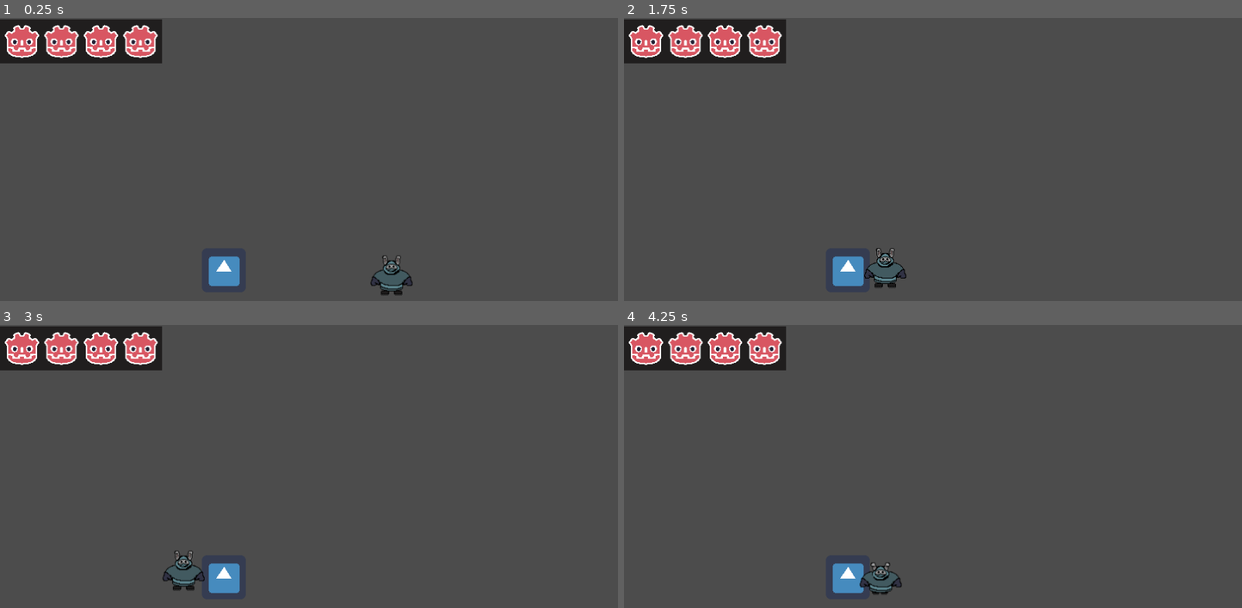
Above: before the commit, frames 1-4 (two rows, left to right).
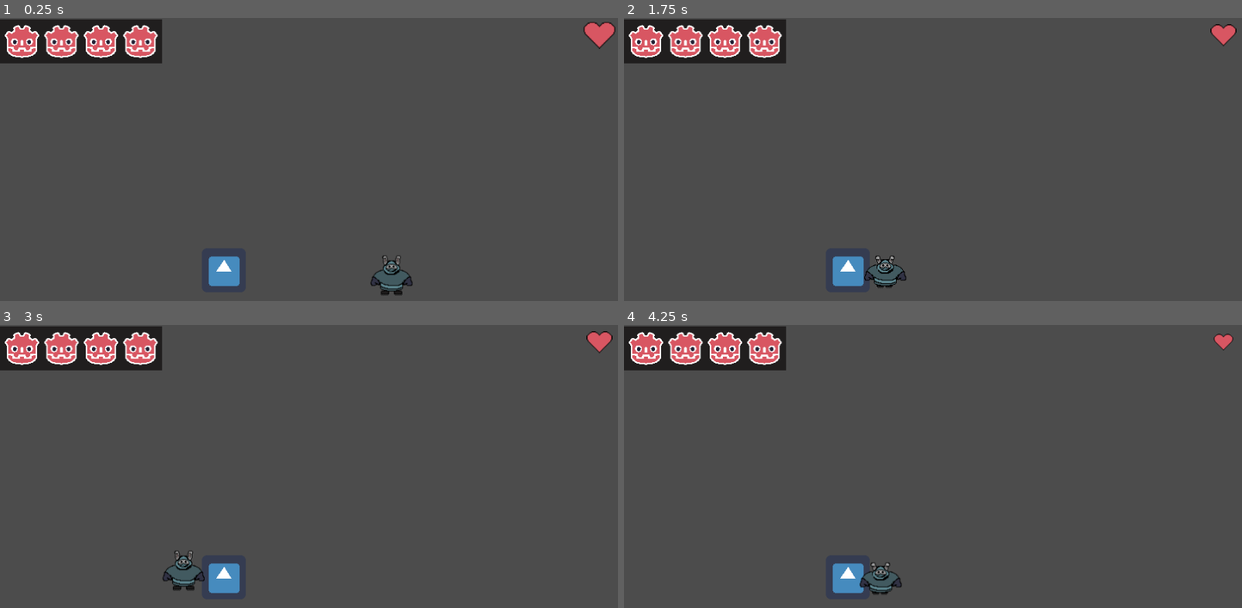
Above: after the commit, the same moments.

Repository: angstyloop/soul-component
Game: Godot game, scene res://Main.tscn
The game is run twice, just before and just after one commit, with the same random seed, the same clock (stepped at 60 frames per second) and the same inputs. The engine's default icon, where the game draws it, is replaced by a stand-in: a white triangle on a blue panel in a dark square.
Inputs:
- Up to frame 1 (0.25 s): no input
- Up to frame 2 (1.75 s): hold Right (ui_right) 0.53-1.28 s; tap , (ui_accept) at 0.77, 1.52 s; hold Down (ui_down) from 1.28 s (still down)
- Up to frame 3 (3 s): release Down (ui_down) at 2.03 s; hold Right (ui_right) 2.03-2.78 s; hold Up (ui_up) from 2.78 s (still down)
- Up to frame 4 (4.25 s): tap , (ui_accept) at 3.02, 3.77 s; release Up (ui_up) at 3.53 s; hold Left (ui_left) from 3.53 s (still down)

The runs differ from the first frame. In frame 1, 0.3% of the frame differs, in the area x 94-100%, y 1-11%; in frame 2, 0.6%, in the area x 38-100%, y 2-96%; in frame 3, 0.2%; in frame 4, 0.1%.

Commit message:
added basic player health bar

Diff:
--- /dev/null
+++ b/Health.gd
@@ -0,0 +1,24 @@
+extends Area2D
+
+
+# Declare member variables here. Examples:
+# var a = 2
+# var b = "text"
+
+var base_scale = 1.5
+
+func _init():
+    scale = Vector2(base_scale, base_scale)
+
+# Called when the node enters the scene tree for the first time.
+func _ready():
+    pass # Replace with function body.
+
+
+# Called every frame. 'delta' is the elapsed time since the previous frame.
+#func _process(delta):
+#    pass
+
+func _on_Player_player_hit(new_health, damage, max_health):
+    var t = base_scale * new_health / max_health
+    scale = Vector2(t, t)
--- a/Main.tscn
+++ b/Main.tscn
@@ -37,6 +37,11 @@
 [ext_resource path="res://yuki_heal_9.png" type="Texture" id=35]
 [ext_resource path="res://yuki_heal_8.png" type="Texture" id=36]
 [ext_resource path="res://yuki_heal_6.png" type="Texture" id=37]
+[ext_resource path="res://health.png" type="Texture" id=38]
+[ext_resource path="res://Health.gd" type="Script" id=39]
+
+[sub_resource type="RectangleShape2D" id=3]
+extents = Vector2( 450, 450 )
 
 [sub_resource type="SpriteFrames" id=6]
 animations = [ {
@@ -53,9 +58,6 @@
 
 [sub_resource type="CircleShape2D" id=1]
 radius = 26.0192
-
-[sub_resource type="RectangleShape2D" id=3]
-extents = Vector2( 450, 450 )
 
 [sub_resource type="RectangleShape2D" id=4]
 extents = Vector2( 101.75, 26 )
@@ -91,10 +93,16 @@
 "speed": 5.0
 } ]
 
+[sub_resource type="RectangleShape2D" id=8]
+
 [node name="Main" type="Node2D"]
 position = Vector2( 0, 1 )
 
 [node name="Area2D" type="Area2D" parent="."]
+
+[node name="CollisionShape2D" type="CollisionShape2D" parent="Area2D"]
+position = Vector2( 450, 449 )
+shape = SubResource( 3 )
 
 [node name="Player" type="Area2D" parent="Area2D"]
 position = Vector2( 327, 367 )
@@ -107,10 +115,6 @@
 [node name="CollisionShape2D" type="CollisionShape2D" parent="Area2D/Player"]
 position = Vector2( -1, 0 )
 shape = SubResource( 1 )
-
-[node name="CollisionShape2D" type="CollisionShape2D" parent="Area2D"]
-position = Vector2( 0, -1 )
-shape = SubResource( 3 )
 
 [node name="Soul" type="Area2D" parent="Area2D"]
 position = Vector2( 32, 32 )
@@ -132,7 +136,7 @@
 position = Vector2( 2, -5 )
 frames = SubResource( 7 )
 animation = "heal"
-frame = 7
+frame = 5
 playing = true
 
 [node name="Timer" type="Timer" parent="Area2D"]
@@ -145,7 +149,19 @@
 stream = ExtResource( 9 )
 script = ExtResource( 10 )
 
+[node name="Health" type="Area2D" parent="Area2D"]
+position = Vector2( 873, 24 )
+script = ExtResource( 39 )
+
+[node name="CollisionShape2D" type="CollisionShape2D" parent="Area2D/Health"]
+shape = SubResource( 8 )
+disabled = true
+
+[node name="Sprite" type="Sprite" parent="Area2D/Health"]
+texture = ExtResource( 38 )
+
 [connection signal="area_entered" from="Area2D/Player" to="Area2D/Player" method="_on_Player_area_entered"]
+[connection signal="player_hit" from="Area2D/Player" to="Area2D/Health" method="_on_Player_player_hit"]
 [connection signal="soul_switch" from="Area2D/Player" to="Area2D/Soul" method="_on_Player_soul_switch"]
 [connection signal="animation_finished" from="Area2D/Player/AnimatedSprite" to="Area2D/Player" method="_on_AnimatedSprite_animation_finished"]
 [connection signal="area_entered" from="Area2D/Yuki" to="Area2D/Yuki" method="_on_Yuki_area_entered"]
--- a/Player.gd
+++ b/Player.gd
@@ -20,6 +20,7 @@
 var left_boundary_position
 
 var health
+var max_health
 var armor
 var invincible
 
@@ -41,6 +42,7 @@
 
 signal soul_switch(soul)
 signal player_attack(soul)
+signal player_hit(new_health, damage)
 
 func _init():
     window_size = OS.get_real_window_size()
@@ -51,7 +53,8 @@
 
     direction = Vector2.ZERO
 
-    health = 10
+    max_health = 10
+    health = max_health
 
     invincible = false
 
@@ -316,6 +319,8 @@
 
     health -= damage
 
+    emit_signal("player_hit", health, damage, max_health)
+
     print("player hit by projecile soul: {0} {1} {2} {3}".format([hit_soul[0], hit_soul[1], hit_soul[2], hit_soul[3]]))
     print("took damage: %s" % damage)
     print("health remaining: %s" % health)
Not shown: 1 places in Main.tscn that only renumber resources
Binary file added: health.png
Not shown, added: health.png.import
